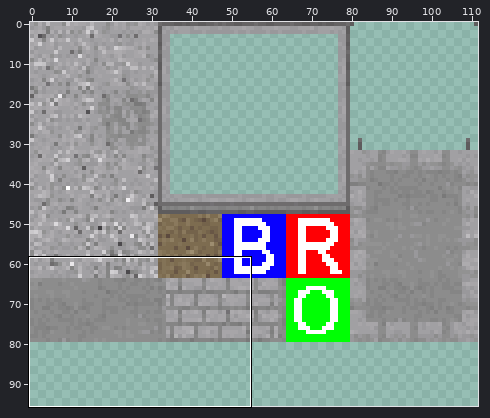
Sprite sheet: main/resources/worlds/zesilia_tileset.png. The first picture is a wide view before the edit; the outline marks the close-up.
Close-up. As it was:
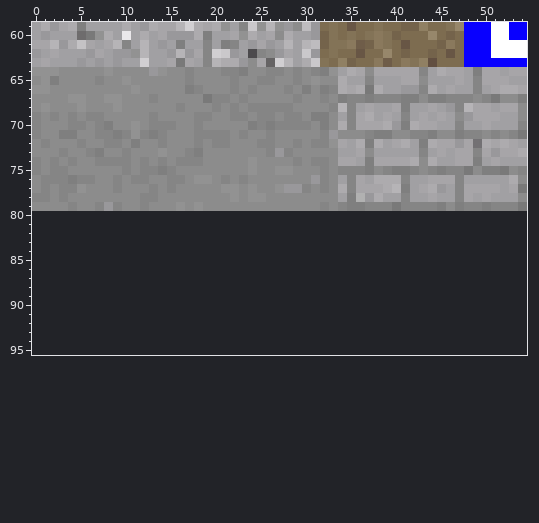
The file is 112x80 pixels. Colours within 5 levels of each other are drawn and written as one. Shown: x 0..54, y 59..95. The old version is drawn lined up with the new one, on the new canvas.
The same view after the edit:
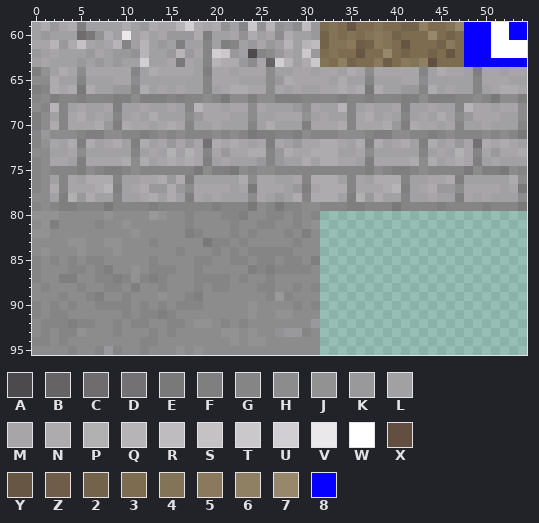
Palette (. is transparent): A #4c4a4d  B #656364  C #6e6c6d  D #737174  E #797979  F #7f7f7f  G #858585  H #8c8c8c  J #929292  K #99989b  L #a1a0a3  M #a7a5a8  N #adabae  P #b1b1b1  Q #b6b4b7  R #bebcbf  S #c4c2c5  T #cac8cb  U #d1cfd2  V #eae8eb  W #ffffff  X #624f41  Y #685645  Z #6f5d49  2 #74634b  3 #7d6c50  4 #837357  5 #8a795d  6 #908063  7 #97876b  8 #0800ff
What changed:
canvas 112x80 -> 112x96
Changed rows in their new state; - is an unchanged pixel.
first column x 0:
64 F-LNM-MMMMMGLNMMMMLFMMLMMMHLLMMLMM--------------
65 -HNLLGLLLMM-LLLLLLLGMMMLLLHKNMMMML-------------L
66 FGNMNENLLKKGNLMLMLLGLMNNMM-MLMLLMM--------------
67 G-FGGFGGGFF-FFFGFGGH-E-HF--FFFGG-G------------F-
68 -GQGLMLLMFLLMLLMLGQMMLMMHMLLLK-MLL------------L-
69 F-LGMNLMLGLMLNLLL-KMMMLL-LLMMMJLML-----------N--
70 F-NGMMMNKFNMMLMNMGLLMLLLGLNLLLFMMM------------M-
71 -K-HHGFFHH-GFGHG-G--H---EFFGGF-G-G-----------G-G
72 GJMLNFNLMNL-NLMKMKMDNMNMLMFMLKMMNN-----------L--
73 --LLM-LLLLLGLMLPLPMGMKMMNN--NMMNNN-------------P
74 --MMLFMMMMN-NLMNMNMFLMLLLKGKLLNLNN------------MN
75 ----GF-GFF----G-GGE-FFE-G--GGGGG-G-----------G--
76 GHL-MLNNN-LLMMNKNFLLLLLN-MMLLMGNNN------------NF
77 GHN-MMMNQFLMNKKNK-MMMMLMEMMML-FMNN------------KH
78 HHLFPKNLLGLLMNLNLFMLMLLLHMLKLNGNNN-------------F
79 G-GFFGG-E-GG-FGGGGGGFGGGE-GEGG---G------------GG
80 JJJHHHHHJHHHHKJHHGHHHGGFHHGGHGHG----------------
81 HJFHHHHGHHJHHHHHHGHHHHGHHGGHHGHJ----------------
82 JJHHHHHHHHHJHHHHHFGHHHGHGHHHGHFH----------------
83 HHHHJJHHJJHHHGHHHHHEGGHGHHHHHGHH----------------
84 HJHHHJHHHJHHHHHHGHHHGHGHGGGGGHHH----------------
85 GHGHGHGGHHHHHGHHHHGGHHGGHGGHGGHF----------------
86 GHHHGGHGFHHJHGGGHHGHHHHHFGFGGGGH----------------
87 GHHFFHHGGFGJGFGHHHGGGGHGHHGHHHHH----------------
88 HGHHHGHHGGHFHHGHHHGHGGHHHGGHHGHG----------------
89 HHHGHHGFHHGHHHJHHGFHHHHHHHGKGHHH----------------
90 GHGHGHHGGGGHGHGHGGGHHHHHJHHHHGHG----------------
91 GHGGHHHHHHGHGGFGHHHHHHHHJHHJJHHH----------------
92 HGGGFGGHHGHGGHHGGHJJHGHGHHHHHHHK----------------
93 HGHGGJHHHGHHHGHGHHHHHJJHJHHJKKGH----------------
94 GGHGHHHHHHHHGGHHHHHHHHJHJJHHHHHH----------------
95 HHHHGHHGKGHHGHHHJHJHHHHHHHHHHHHH----------------
